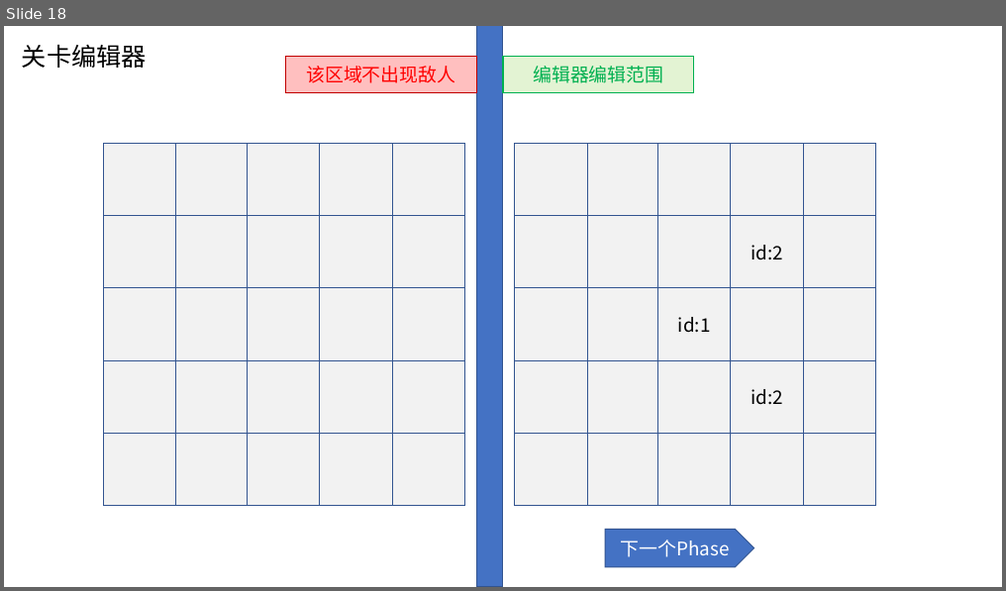
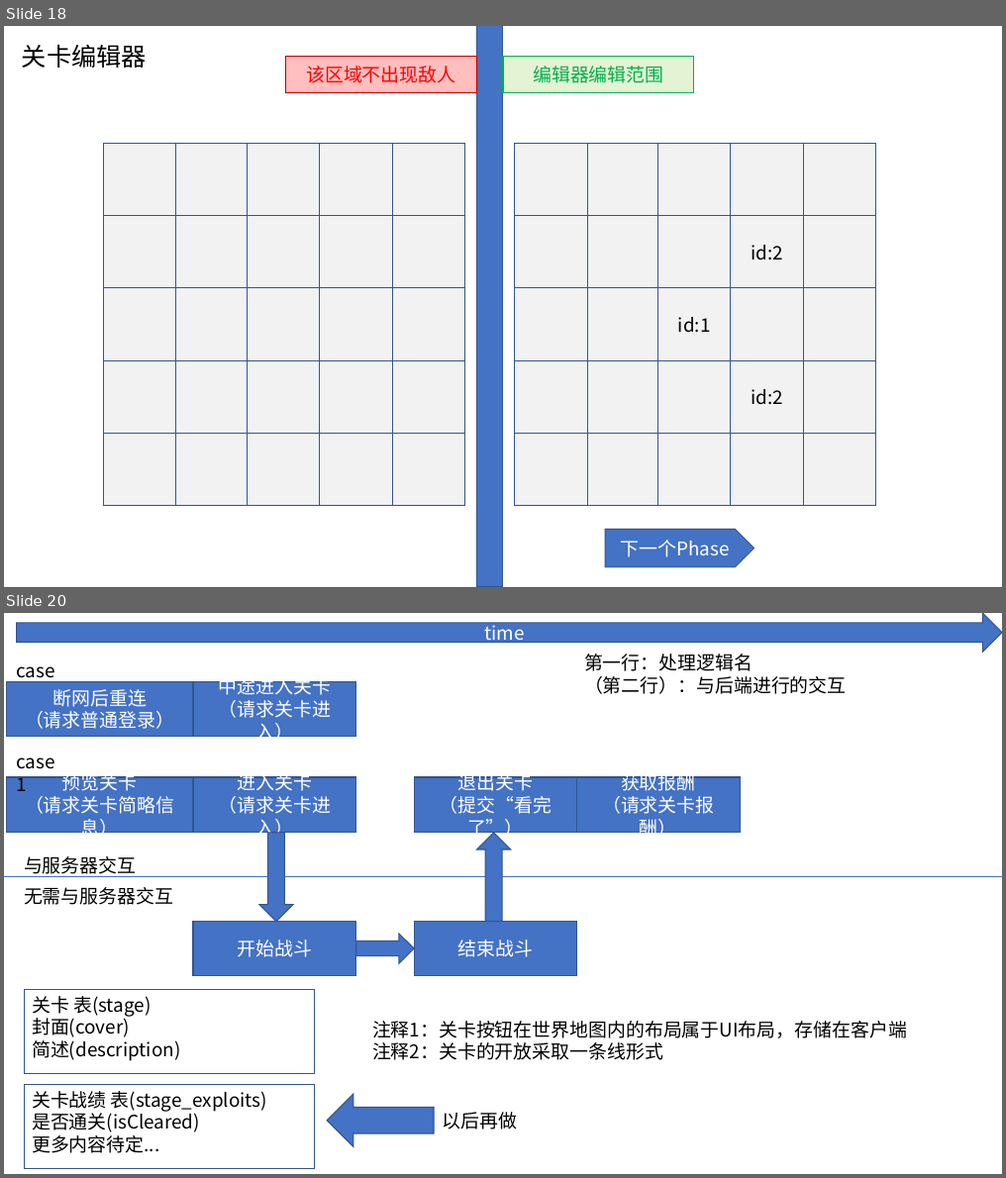
Before and after one commit to bluelaserpointer/CardGame, a slide deck: plan/抽卡手游.pptx. Shown one above the other, each under a label of ours: slide 18 before the commit, slides 18 and 20 after it; the slides between them are not shown. The pictures are 1006x591 and 1006x1178 pixels, drawn with LibreOffice and Linux fonts; fonts in the diff are those of the drawing. Boxes give left, top, right and bottom in pixels: in the first picture for what was removed or moved away, otherwise in the second. Text is boxed around its words. In the diff, an @@ line names an element or a change of style, - is before the commit and + after.

Commit message:
plan: 追加更多安全性问题对策

```diff
--- a/plan/抽卡手游.pptx
+++ b/plan/抽卡手游.pptx
@@ slide 20 added at (x1=4, y1=613, x2=1002, y2=1174), background #FFFFFF @@
@@ right arrow added at (x1=17, y1=613, x2=1002, y2=652), fill #4472C4, outline #325491 1 pt, 18 pt, text #FFFFFF @@
+time
@@ text added at (x1=9, y1=655, x2=70, y2=685), 18 pt, text #000000 @@
+case2
@@ text added at (x1=584, y1=654, x2=846, y2=694), 18 pt, text #000000 @@
+第一行：处理逻辑名
+（第二行）：与后端进行的交互
@@ rectangle added at (x1=6, y1=682, x2=193, y2=738), fill #4472C4, outline #325491 1 pt, 18 pt, text #FFFFFF @@
+断网后重连
+（请求普通登录）
@@ rectangle added at (x1=193, y1=682, x2=356, y2=738), fill #4472C4, outline #325491 1 pt, 18 pt, text #FFFFFF @@
+中途进入关卡
+（请求关卡进入）
@@ text added at (x1=9, y1=747, x2=70, y2=777), 18 pt, text #000000 @@
+case1
@@ rectangle added at (x1=6, y1=777, x2=193, y2=833), fill #4472C4, outline #325491 1 pt, 18 pt, text #FFFFFF @@
+预览关卡
+（请求关卡简略信息）
@@ rectangle added at (x1=193, y1=777, x2=356, y2=833), fill #4472C4, outline #325491 1 pt, 18 pt, text #FFFFFF @@
+进入关卡
+（请求关卡进入）
@@ rectangle added at (x1=414, y1=777, x2=577, y2=833), fill #4472C4, outline #325491 1 pt, 18 pt, text #FFFFFF @@
+退出关卡
+（提交“看完了”）
@@ rectangle added at (x1=576, y1=777, x2=740, y2=833), fill #4472C4, outline #325491 1 pt, 18 pt, text #FFFFFF @@
+获取报酬
+（请求关卡报酬）
@@ down arrow added at (x1=259, y1=833, x2=293, y2=922), fill #4472C4, outline #325491 1 pt @@
@@ down arrow added at (x1=477, y1=833, x2=511, y2=922), fill #4472C4, outline #325491 1 pt @@
@@ line added from (4, 876) to (1002, 876), #4472C4 0.5 pt @@
@@ text added at (x1=24, y1=857, x2=136, y2=877), 18 pt, text #000000 @@
+与服务器交互
@@ text added at (x1=24, y1=887, x2=173, y2=905), 18 pt, text #000000 @@
+无需与服务器交互
@@ rectangle added at (x1=193, y1=922, x2=356, y2=977), fill #4472C4, outline #325491 1 pt, 18 pt, text #FFFFFF @@
+开始战斗
@@ right arrow added at (x1=355, y1=934, x2=414, y2=963), fill #4472C4, outline #325491 1 pt @@
@@ rectangle added at (x1=414, y1=922, x2=577, y2=977), fill #4472C4, outline #325491 1 pt, 18 pt, text #FFFFFF @@
+结束战斗
@@ rectangle added at (x1=24, y1=989, x2=315, y2=1074), fill #FFFFFF, outline #325491 1 pt, 18 pt, text #000000 @@
+关卡 表(stage)
+封面(cover)
+简述(description)
@@ text added at (x1=372, y1=1021, x2=907, y2=1060), 18 pt, text #000000 @@
+注释1：关卡按钮在世界地图内的布局属于UI布局，存储在客户端
+注释2：关卡的开放采取一条线形式
@@ rectangle added at (x1=24, y1=1084, x2=315, y2=1169), fill #FFFFFF, outline #325491 1 pt, 18 pt, text #000000 @@
+关卡战绩 表(stage_exploits)
+是否通关(isCleared)
+更多内容待定...
@@ left arrow added at (x1=327, y1=1094, x2=434, y2=1148), fill #4472C4, outline #325491 1 pt @@
@@ text added at (x1=443, y1=1112, x2=518, y2=1130), 18 pt, text #000000 @@
+以后再做
```
Also in this commit, not shown: 1 slide changed, 2 other slides added, 1 other file.
